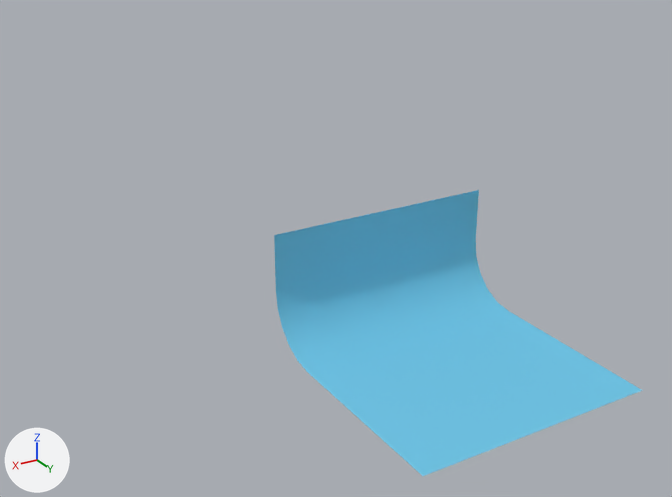
Before and after pictures for a commit that changed the Blender file projects/2023/saa/scenes/scene5/scene5.blend.
Rendered twice from a 50 mm camera at (61.2, 75.3, 56.4) aimed at (2.6, -22.4, 7.6). Arrows for +X, +Y and +Z are at lower left; the lights stay in place.

Before the edit, the objects in view are built like this:
```python
mat_material_001 = principled_material('Material.001')
mat_material_001.base_color = (0.168, 0.57, 0.8)  # cyan #72c7e7
mat_material_001.roughness = 0.0
mat_material_001.specular_ior_level = 0.0
me_plane = bpy.data.meshes.new('Plane')
me_plane.from_pydata(...)  # 16 vertices, 7 faces; spans x -1.0..1.0, y -1.0..1.0, z 0.0..0.96
me_plane.polygons.foreach_set('use_smooth', [True] * 7)
me_plane.materials.append(mat_material_001)  # cyan #72c7e7
ob_plane = bpy.data.objects.new('Plane', me_plane)
ob_plane.location = (0.0, 0.0, 0.0)
ob_plane.rotation_euler = (0.0, 0.0, 1.571)  # degrees (0, 0, 90)
ob_plane.scale = (15.3, 15.3, 15.3)
```
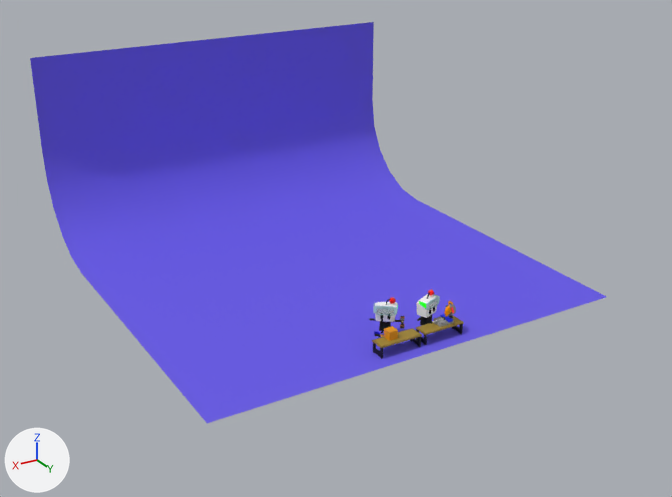
Boxes [x1, y1, x2, y2] around the edits, measured in the pictures (672 x 497 px):
'Plane', recoloured, moved, rescaled (cyan to blue, 57% wider, 40% taller)
    before: [274, 190, 642, 476]
    after: [30, 22, 607, 423]
'Cube.002', added
    after: [372, 328, 422, 348]
'Cube.004', added
    after: [416, 316, 464, 335]
'cube.003', added
    after: [375, 302, 397, 322]
'cube.017', added
    after: [416, 294, 437, 318]
'Cube.005', added
    after: [384, 326, 398, 341]
'Cube.001', added
    after: [373, 337, 421, 359]
'glasses', added
    after: [373, 302, 398, 316]
'glasses.001', added
    after: [419, 294, 440, 310]
'base', added
    after: [433, 315, 454, 327]
'Cube.003', added
    after: [416, 324, 463, 345]
'cube.014', added
    after: [420, 315, 432, 325]
'cube', added
    after: [379, 321, 391, 331]
'guard', added
    after: [445, 306, 452, 317]
'cover', added
    after: [449, 305, 456, 315]
'Cube', added
    after: [441, 314, 453, 322]

Patch to the scene script:
```diff
--- a/projects/2023/saa/scenes/scene5/scene5.blend.py
+++ b/projects/2023/saa/scenes/scene5/scene5.blend.py
@@ mat_material_001 @@
 mat_material_001 = principled_material('Material.001')
-mat_material_001.base_color = (0.168, 0.57, 0.8)  # cyan #72c7e7
+mat_material_001.base_color = (0.153, 0.119, 0.8)  # blue #6d61e7
 mat_material_001.roughness = 0.0
@@ ob_plane @@
 ob_plane = bpy.data.objects.new('Plane', me_plane)
-ob_plane.location = (0.0, 0.0, 0.0)
+ob_plane.location = (0.0, -33.7, 0.0)
 ob_plane.rotation_euler = (0.0, 0.0, 1.571)  # degrees (0, 0, 90)
-ob_plane.scale = (15.3, 15.3, 15.3)
+ob_plane.scale = (29.7, 29.7, 29.7)
@@ ob_cube_004_1 @@
+ob_cube_004_1 = bpy.data.objects.new('Cube.004', me_cube_004)  # 18 vertices, 16 faces; spans x -1.0..1.0, y -1.0..1.0, z -1.0..1.0; in mat_wood (picture img_wood_txt)
+ob_cube_004_1.location = (-3.2, -6.8, 1.6)
+ob_cube_004_1.scale = (2.98, 1.0, 0.0932)
@@ ob_cube_003_1 @@
+ob_cube_003_1 = bpy.data.objects.new('Cube.003', me_cube_002)  # 44 vertices, 42 faces; spans x 0.9..1.0, y 0.0..0.9, z -23.2..-0.5; in mat_metal (picture img_metal_text); modifiers MIRROR, MIRROR
+ob_cube_003_1.location = (-3.2, -6.8, 1.6)
+ob_cube_003_1.scale = (2.98, 1.0, 0.0932)
@@ ob_cube_002_1 @@
+ob_cube_002_1 = bpy.data.objects.new('Cube.002', me_cube_004.copy())
+ob_cube_002_1.location = (3.2, -6.8, 1.6)
+ob_cube_002_1.scale = (2.98, 1.0, 0.0932)
@@ ob_cube_001_1 @@
+ob_cube_001_1 = bpy.data.objects.new('Cube.001', me_cube_002.copy())  # modifiers MIRROR, MIRROR
+ob_cube_001_1.location = (3.2, -6.8, 1.6)
+ob_cube_001_1.scale = (2.98, 1.0, 0.0932)
@@ ob_cube_1 @@
+ob_cube_1 = bpy.data.objects.new('Cube', me_cube_007)  # a box spanning x -1.0..1.0, y -1.0..1.0, z -1.0..1.0; in mat_material_005 (blue #0928e7)
+ob_cube_1.location = (-4.3, -6.8, 2.3)
+ob_cube_1.scale = (0.293, 0.867, 0.141)
@@ ob_cube_005_1 @@
+ob_cube_005_1 = bpy.data.objects.new('Cube.005', me_cube_005)  # a box spanning x -1.0..1.0, y -1.0..1.0, z -1.0..1.0; in mat_material_004 (orange #e79600)
+ob_cube_005_1.location = (3.9, -7.2, 2.2)
+ob_cube_005_1.scale = (0.614, 0.614, 0.564)
@@ ob_base @@
+ob_base = bpy.data.objects.new('base', me_base)  # 68 vertices, 62 faces; spans x -0.75..0.81, y 0.06..0.88, z -1.38..0.94; in mat_material_0_003 (picture img_chopsaw_png_001)
+ob_base.location = (-4.2, -7.0, 1.6)
+ob_base.rotation_euler = (1.571, 0.0, -1.571)  # degrees (90, 0, -90)
@@ ob_guard @@
+ob_guard = bpy.data.objects.new('guard', me_guard)  # 52 vertices, 43 faces; spans x -0.188..0.188, y -0.149..0.88, z -0.963..0.003; in mat_material_0_003 (picture img_chopsaw_png_001)
+ob_guard.location = (-4.6, -6.5, 3.3)
+ob_guard.rotation_euler = (1.091, 0.0, -1.571)  # degrees (63, 0, -90)
@@ ob_cover @@
+ob_cover = bpy.data.objects.new('cover', me_cover)  # 68 vertices, 66 faces; spans x -0.09..0.09, y -0.16..0.71, z -1.8..-0.24; in mat_material_0_003 (picture img_chopsaw_png_001), mat_material_002 (black #000000)
+ob_cover.location = (-5.0, -6.5, 2.4)
+ob_cover.rotation_euler = (2.836, 0.0, -1.571)  # degrees (162, 0, -90)
@@ ob_cube_017 @@
+ob_cube_017 = bpy.data.objects.new('cube.017', me_mesh_3_001)  # 120 vertices, 60 faces; spans x 0.16..0.653, y 1.242..1.508, z 0.781..1.172; in mat_material_0_002 (picture img_image_0_002)
+ob_cube_017.location = (-2.1, -16.8, -1.9)
+ob_cube_017.rotation_euler = (0.0, 0.0, 0.347)  # degrees (0, 0, 20)
+ob_cube_017.scale = (5.58, 5.58, 5.58)
@@ ob_cube_014 @@
+ob_cube_014 = bpy.data.objects.new('cube.014', me_mesh_0_001)  # 24 vertices, 12 faces; spans x -0.094..0.156, y -0.078..0.078, z -0.219..0.031; in mat_material_0_002 (picture img_image_0_002)
+ob_cube_014.location = (-2.4, -8.7, 2.3)
+ob_cube_014.rotation_euler = (0.0, 0.0, -2.795)  # degrees (0, 0, -160)
+ob_cube_014.scale = (5.58, 5.58, 5.58)
@@ ob_cube_003 @@
+ob_cube_003 = bpy.data.objects.new('cube.003', me_mesh_3)  # 120 vertices, 60 faces; spans x 0.16..0.653, y 1.242..1.508, z 0.781..1.172; in mat_material_0_001 (picture img_image_0_001)
+ob_cube_003.location = (-3.8, -14.9, -1.9)
+ob_cube_003.rotation_euler = (0.0, 0.0, -0.654)  # degrees (0, 0, -37)
+ob_cube_003.scale = (5.58, 5.58, 5.58)
@@ ob_cube @@
+ob_cube = bpy.data.objects.new('cube', me_mesh_0)  # 24 vertices, 12 faces; spans x -0.094..0.156, y -0.078..0.078, z -0.219..0.031; in mat_material_0_001 (picture img_image_0_001)
+ob_cube.location = (2.8, -10.3, 2.3)
+ob_cube.rotation_euler = (0.0, 0.0, 2.487)  # degrees (0, 0, 142)
+ob_cube.scale = (5.58, 5.58, 5.58)
@@ ob_glasses_001 @@
+ob_glasses_001 = bpy.data.objects.new('glasses.001', me_glasses_001)  # 40 vertices, 38 faces; spans x -0.25..0.258, y 0.531..0.75, z -0.168..0.051; in mat_material_0 (picture img_safety_glasses_png_001), mat_material (black #000000)
+ob_glasses_001.location = (-2.6, -8.8, 0.6)
+ob_glasses_001.rotation_euler = (1.571, 0.0, 0.347)  # degrees (90, 0, 20)
+ob_glasses_001.scale = (5.51, 5.51, 5.51)
@@ ob_glasses @@
+ob_glasses = bpy.data.objects.new('glasses', me_glasses)  # 40 vertices, 38 faces; spans x -0.25..0.258, y 0.531..0.75, z -0.168..0.051; in mat_material_0 (picture img_safety_glasses_png_001), mat_material (black #000000)
+ob_glasses.location = (2.7, -10.2, 0.4)
+ob_glasses.rotation_euler = (1.571, 0.0, -0.654)  # degrees (90, 0, -37)
+ob_glasses.scale = (5.77, 5.77, 5.77)
```
